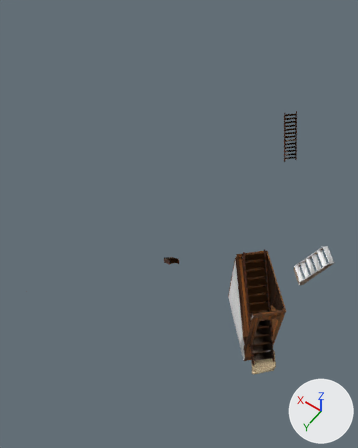
The COLLADA model dae/schodiste.dae as it was, and as the next commit left it.
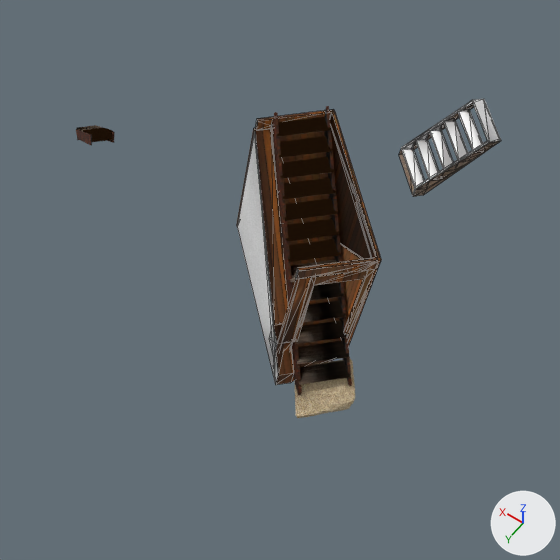
Each version appears first whole from a camera (50 mm lens) standing at (12.3, 32.0, 23.9) and looking at (20.8, 20.2, 5.2), and next in a close-up on the part from 37% to 100% of the width and 46% to 96% of the height. The axes (+X, +Y, +Z) are drawn at lower right. The lights are the same throughout. The close-ups show mesh edges as thin lines. Where no turn or scale is listed for an object, it has been applied to the vertices. Vertices at the same position are counted once.

The first close-up shows 'SketchUp', 'group_32.002', 'group_33.002', 'group_34.002', 'group_35'.
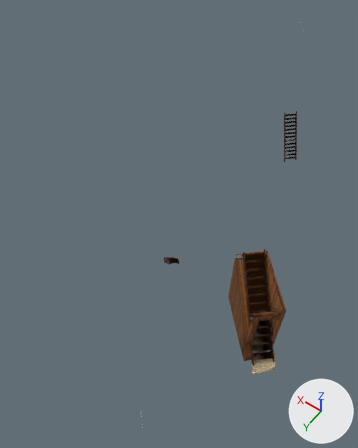
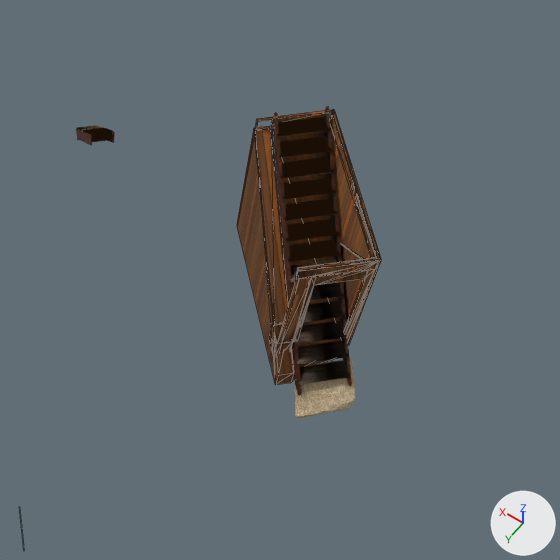
Changed parts and their boxes (x1, y1, x2, y2) in the close-ups (560 x 560 px; the box of a moved part takes in the faces that stretch with it):
```json
{"object": "SketchUp", "change": "reshaped", "before": [237, 99, 501, 385], "after": [20, 109, 381, 547]}
{"part": 1, "of": "me_sketchup", "change": "deleted", "before": [399, 99, 501, 196]}
{"part": 2, "of": "me_sketchup", "change": "moved or reshaped", "before": [237, 111, 376, 381], "after": [237, 111, 376, 381]}
{"part": 3, "of": "me_sketchup", "change": "surface changed", "before": [331, 116, 381, 260], "after": [331, 116, 381, 260]}
{"part": 4, "of": "me_sketchup", "change": "recoloured", "before": [255, 120, 299, 385], "after": [255, 120, 299, 385], "on screen": "grey to brown"}
```

Scene script edits in JSON lines:
```json
{"op": "add", "block": "mat_material_2_3", "code": ["mat_material_2_3 = principled_material('material_2_3')", "mat_material_2_3.base_color = (0.361, 0.474, 0.565)  # blue #a2b7c6", "mat_material_2_3.roughness = 0.9"]}
{"block": "me_sketchup", "where": "# used by ob_sketchup; location = (0.0, 0.0, 0.0)"}
{"op": "remove", "block": "me_sketchup", "code": "me_sketchup.from_pydata(...)  # 418 vertices, 840 faces; spans x 13.79..25.33, y 17.43..28.79, z 3.74..7.37"}
{"op": "remove", "block": "me_sketchup", "code": "me_sketchup.materials.append(mat_material_4)  # picture img_material_4_jpg"}
{"op": "remove", "block": "me_sketchup", "code": "me_sketchup.materials.append(mat_auto)  # white #ffffff"}
{"op": "remove", "block": "me_sketchup", "code": "me_sketchup.materials.append(mat_material_20)  # picture img_material_20_jpg"}
{"op": "remove", "block": "me_sketchup", "code": "me_sketchup.materials.append(mat_auto_1)  # blue #aaafcc"}
{"op": "add", "block": "me_sketchup", "code": "me_sketchup.from_pydata(...)  # 215 vertices, 441 faces; spans x 14.2..24.08, y 4.73..28.27, z 3.74..7.59"}
{"block": "me_sketchup", "change": "me_sketchup part 1: 16 loose pieces with 213 vertices, spanning x 13.79..25.33, y 17.43..28.79, z 3.85..7.36, are deleted"}
{"block": "me_sketchup", "change": "me_sketchup part 2"}
{"block": "me_sketchup", "change": "7 vertices are removed from x 16.83..17.1, y 21.34..21.48, z 3.87"}
{"block": "me_sketchup", "change": "186 faces are deleted"}
{"block": "me_sketchup", "change": "4 vertices are added at (16.1, 20.61, 7.31), (16.08, 20.63, 7.31), (16.08, 20.63, 7.31), (16.12, 20.58, 7.31)"}
{"block": "me_sketchup", "change": "95 new faces join them, mat_modern_siding (picture img_modern_siding_jpg)"}
{"block": "me_sketchup", "change": "51 new faces join them, mat_cladding_stucco_white (picture img_cladding_stucco_white_jpg)"}
{"block": "me_sketchup", "change": "me_sketchup part 3: 52 kept faces spanning x 14.2..17.05, y 20.51..23.62, z 3.74..7.37 get new texture (UV) coordinates"}
{"block": "me_sketchup", "change": "me_sketchup part 4: 17 faces spanning x 14.94..17.05, y 20.55..23.62, z 3.74..7.32 switch from mat_cladding_stucco_white (picture img_cladding_stucco_white_jpg) to mat_modern_siding (picture img_modern_siding_jpg)"}
{"op": "add", "block": "me_sketchup", "code": "me_sketchup.materials.append(mat_material_2_3)  # blue #a2b7c6"}
```
